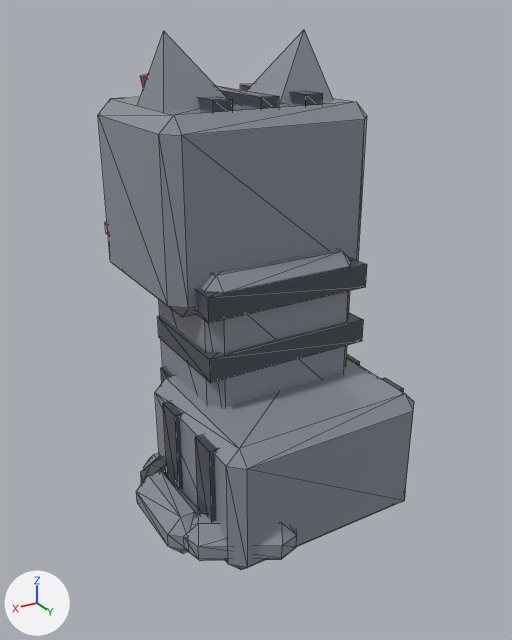
Before and after pictures for a commit that changed the glTF model assets/cat-cafe/exports/CatCafe_Cat_Pipes_Sit.glb.
The view is the same before and after, from a camera (50 mm lens) standing at (1.39, 2.277, 1.899) and looking at (0.097, 0.121, 0.821). Every picture has the same lights, and +X, +Y and +Z are marked at lower left. The first picture is the older version. Mesh edges are drawn as thin lines. Vertices at exactly the same position are counted once.

Names of what the first picture shows: 'CatCafe_Cat_Pipes_Sit_Body', 'CatCafe_Cat_Pipes_Sit_EarL', 'CatCafe_Cat_Pipes_Sit_EarR', 'CatCafe_Cat_Pipes_Sit_Head', 'CatCafe_Cat_Pipes_Sit_Tail'.
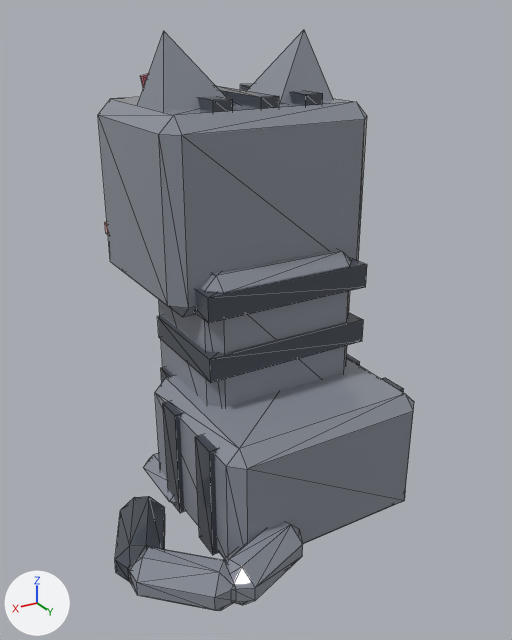
Changed parts and their boxes [x1, y1, x2, y2] in the pictures (512 x 640 px):
'CatCafe_Cat_Pipes_Sit_Tail', reshaped: before [136, 455, 297, 561]; after [115, 496, 303, 611]

The change, as a diff of the scene's bpy script:
```diff
--- a/assets/cat-cafe/exports/CatCafe_Cat_Pipes_Sit.glb.py
+++ b/assets/cat-cafe/exports/CatCafe_Cat_Pipes_Sit.glb.py
@@ me_catcafe_cat_pipes_sit_tail @@
 # used by ob_catcafe_cat_pipes_sit_tail; location = (0.19, 0.513, 0.104)
-me_catcafe_cat_pipes_sit_tail.from_pydata(...)  # 72 vertices, 132 faces; spans x -0.039..0.398, y -0.782..0.06, z -0.086..0.086
+me_catcafe_cat_pipes_sit_tail.from_pydata(...)  # 72 vertices, 132 faces; spans x -0.037..0.613, y -0.461..0.184, z -0.086..0.086
+# me_catcafe_cat_pipes_sit_tail part 1: 72 of 72 vertices moved; they spanned x -0.039..0.398, y -0.782..0.06, z -0.086..0.086 and now span x -0.037..0.613, y -0.461..0.184, z -0.086..0.086; mean shift (0.146, 0.288, 0.0)
 me_catcafe_cat_pipes_sit_tail.materials.append(mat_catcafe_palette)
```
